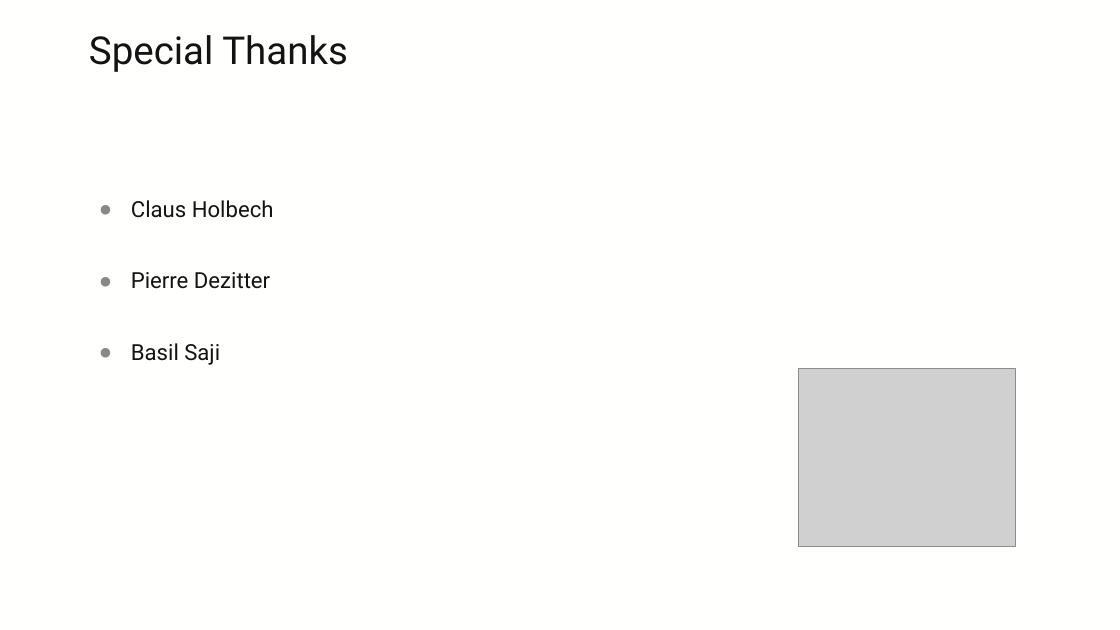
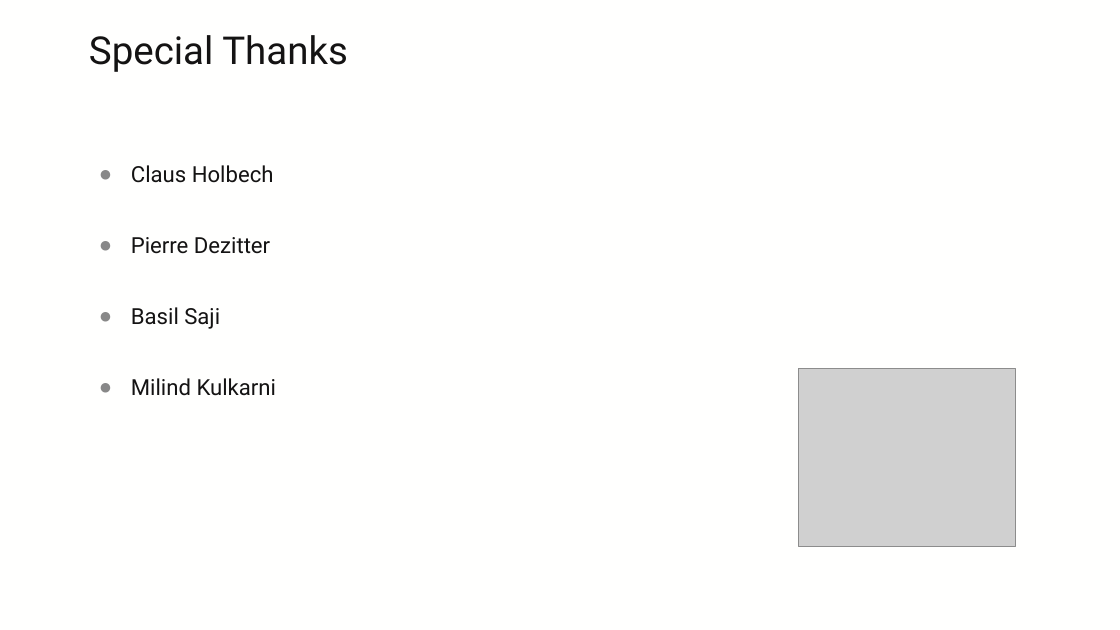
Before and after one commit to ksator/pvlan_evpn_vxlan, a slide deck: slide 33 of PVLAN_EVPN_VXLAN.pptx (slide 32 before the commit). Drawn at 1120x630 pixels with LibreOffice and Linux fonts; fonts in the diff are those of the drawing; grey boxes stand for pictures; background and template pictures are left out. Boxes give left, top, right and bottom in pixels: in the first picture for what was removed or moved away, otherwise in the second. Text is boxed around its words. In the diff, an @@ line names an element or a change of style, - is before the commit and + after.

```diff
--- a/PVLAN_EVPN_VXLAN.pptx
+++ b/PVLAN_EVPN_VXLAN.pptx
@@ text at box(131, 378, 277, 396): paragraph added @@
+● Milind Kulkarni
```
Also in this commit, not shown: 11 other slides changed, 1 slide added.
